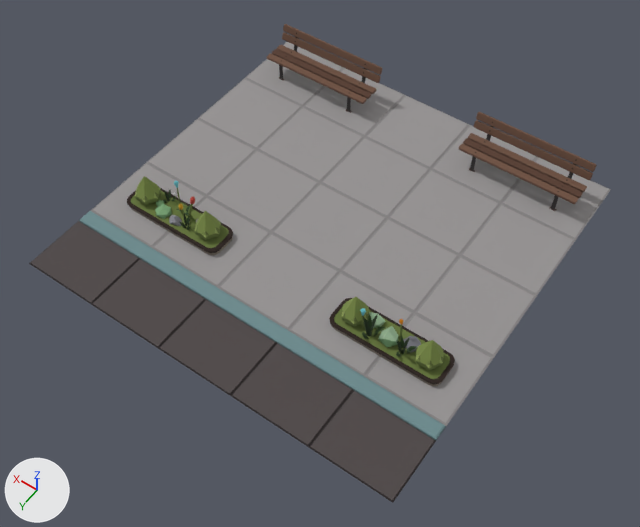
What one commit did to the glTF model models/2. open road/OpenRoad_B.glb.
Before and after are seen from a 50 mm camera at (-12.6, 18.2, 26.0) aimed at (-0.6, 1.5, -0.3). Every picture has the same lights, and +X, +Y and +Z are marked at lower left. Objects named as collision shapes, trigger or cutter boxes, shadow casters or lower levels of detail are left out. Where no turn or scale is listed for an object, it has been applied to the vertices.

The older version as bpy lines, for what is in view:
```python
me_plane_665 = bpy.data.meshes.new('Plane.665')
me_plane_665.from_pydata(...)  # 154 vertices, 268 faces; spans x -8.0..8.0, y -8.0..8.0, z 0.0..0.1
me_plane_665.materials.append(mat_road_tx)  # picture img_piratespack_tx
me_untitled_4449 = bpy.data.meshes.new('Untitled.4449')
me_untitled_4449.from_pydata(...)  # 618 vertices, 1108 faces; spans x -7.37..-2.29, y -7.04..-5.58, z 0.0..1.89
me_untitled_4449.materials.append(mat_road_tx)  # picture img_piratespack_tx
me_untitled_4450 = bpy.data.meshes.new('Untitled.4450')
me_untitled_4450.from_pydata(...)  # 618 vertices, 1108 faces; spans x 2.26..7.33, y -7.04..-5.58, z 0.0..1.89
me_untitled_4450.materials.append(mat_road_tx)  # picture img_piratespack_tx
ob_bench01_024 = bpy.data.objects.new('Bench01.024', me_untitled_4449)
ob_bench01_024.location = (0.0, 0.0, 0.0)
ob_bench01_025 = bpy.data.objects.new('Bench01.025', me_untitled_4450)
ob_bench01_025.location = (0.0, 0.0, 0.0)
ob_openroad_b = bpy.data.objects.new('OpenRoad_B', me_plane_665)
ob_openroad_b.location = (0.0, 0.0, 0.0)
# also in view: 'Cube.258' at (-4.8, 3.2, 0.2); 'Cube.259' at (4.8, 3.2, 0.2)
```
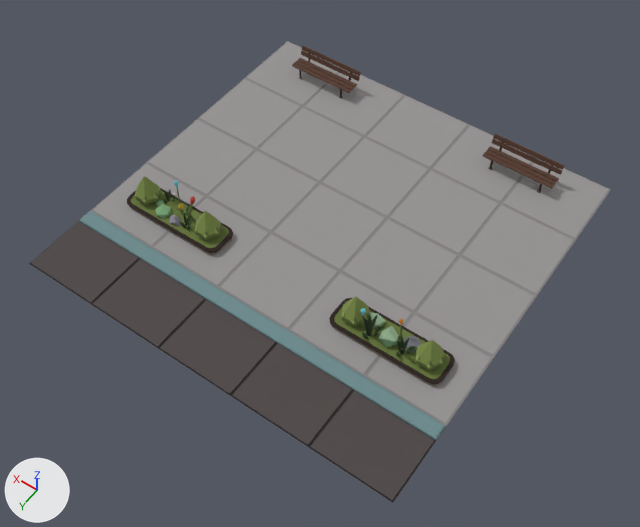
Diff of the bpy script that builds the scene:
```diff
--- a/models/2. open road/OpenRoad_B.glb.py
+++ b/models/2. open road/OpenRoad_B.glb.py
@@ img_piratespack_tx_png @@
+img_piratespack_tx_png = load_image('PiratesPack_TX.png', '_unpacked/PiratesPack_TX.png', 512, 512, 'sRGB')
@@ mat_road_tx_001 @@
+mat_road_tx_001 = principled_material('Road_TX.001')
+mat_road_tx_001.texture = img_piratespack_tx_png
+mat_road_tx_001.roughness = 1.0
@@ me_untitled_015 @@
+me_untitled_015.from_pydata(...)  # 400 vertices, 672 faces; spans x -1.41..1.65, y -0.45..0.43, z 0.0..1.14
+me_untitled_015.materials.append(mat_road_tx_001)  # picture img_piratespack_tx_png
@@ ob_bench01_024 @@
-ob_bench01_024 = bpy.data.objects.new('Bench01.024', me_untitled_4449)
-ob_bench01_024.location = (0.0, 0.0, 0.0)
@@ ob_bench01_025 @@
-ob_bench01_025 = bpy.data.objects.new('Bench01.025', me_untitled_4450)
-ob_bench01_025.location = (0.0, 0.0, 0.0)
@@ ob_bench_01_006 @@
+ob_bench_01_006 = bpy.data.objects.new('Bench_01.006', me_untitled_015)
+ob_bench_01_006.location = (-4.8, -6.55, 0.03)
@@ ob_bench_01_005 @@
+ob_bench_01_005 = bpy.data.objects.new('Bench_01.005', me_untitled_015.copy())
+ob_bench_01_005.location = (4.71, -6.55, 0.03)
```

Changed parts and their boxes [x1, y1, x2, y2] in the pictures (640 x 527 px):
'Bench01.024', deleted (brown)
    before: [459, 112, 597, 211]
'Bench01.025', deleted (brown)
    before: [267, 24, 382, 113]
'Bench_01.006', added (brown)
    after: [483, 134, 564, 193]
'Bench_01.005', added (brown)
    after: [292, 46, 361, 99]
